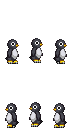
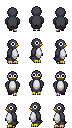
Revision of a layered 72x128 image; what changed, layer by layer:
painted on "eyes" over 8, 73, 65, 78
painted on "beak" over 11, 75, 62, 79
painted on "head" over 7, 6, 66, 81
renamed "arms" to "wings-front", painted on it over 5, 70, 68, 96
moved "feet-front" above "body", painted on it over 7, 29, 65, 96
painted on "body" over 7, 15, 66, 96
added layer "wings-rear" above "feet-rear" over 5, 16, 68, 32
painted on "feet-rear" over 8, 29, 65, 95
